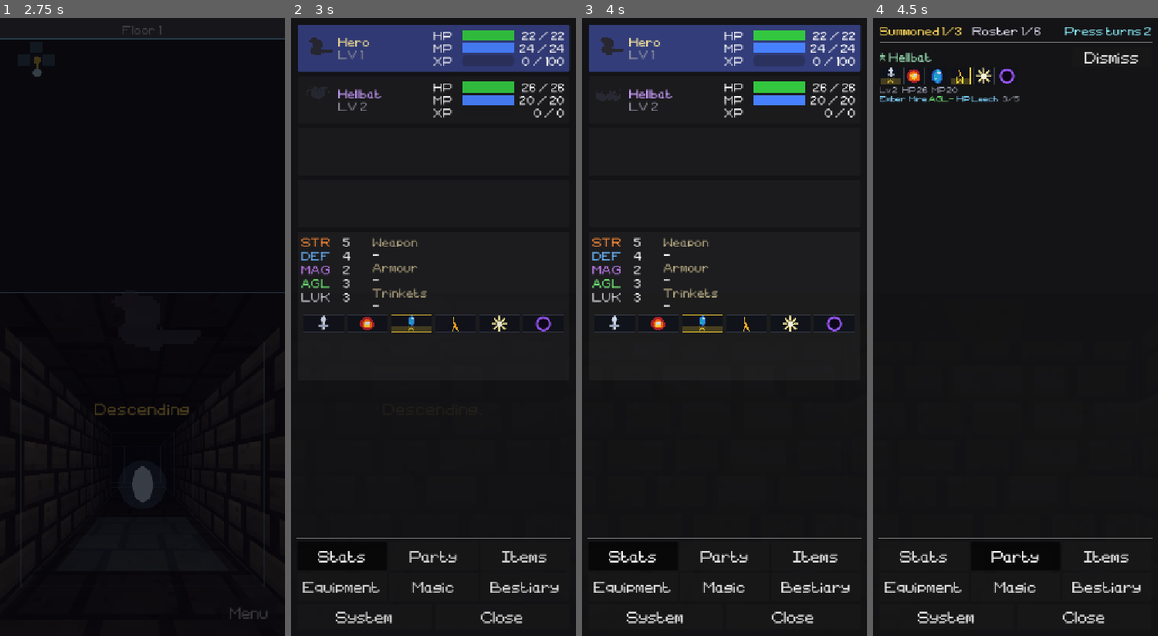
Above: before the commit, frames 1-4 (left to right).
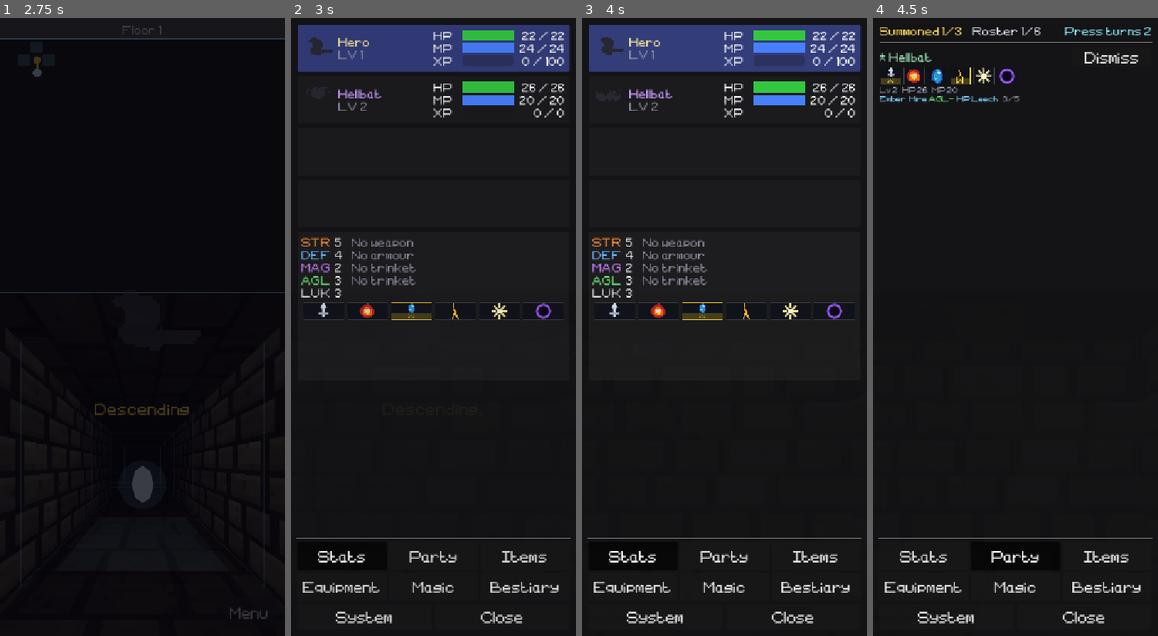
Above: after the commit, the same moments.

Repository: tausiftt5238/four-dragons-deep
Game: Godot game, scene res://scenes/title.tscn
Two runs of this game, one before a commit and one after it. Both use one fixed random seed, a clock stepped at 60 frames per second and the inputs below.
Inputs (mouse positions are in pixels of both pictures, inside the frame that each line leads up to):
- Up to frame 1 (2.75 s): click "NEW GAME" at 0.5 s; click "NEW GAME" at 1.25 s; click "Skip" at 2 s
- Up to frame 2 (3 s): tap Enter at 2.75 s; move the mouse to (496, 296) at 2.77 s; hold D (right) from 2.78 s (still down); hold X (no) from 2.78 s (still down); click (496, 296) at 2.92 s
- Up to frame 3 (4 s): tap Z (ui_accept) at 3.02 s; release D (right) at 3.5 s; release X (no) at 3.5 s; click "Stats" at 3.5 s
- Up to frame 4 (4.5 s): click "Party" at 4.25 s

Frame 1 is identical in both runs. In frame 2, 2.6% of the frame differs, in the area x 3-96%, y 35-51%; in frame 3, 2.6%; in frame 4, nothing differs.

Commit message:
Status: the hero's page fits without a scroll bar
The hero's details listed his gear under headings, seven lines beside five
stats, so his window grew past its height and the page took a scroll bar,
which narrowed the HP, MP and XP bars for him alone. The gear is now four
lines of names (an empty slot says which it is), the stats sit closer and
read "8 +3", and the hero's page is the same height as a demon's, with the
longest item names whole.

Co-Authored-By: Claude Opus 5.5 <noreply@anthropic.com>
Claude-Session: https://claude.ai/code/session_01GronxbG9sT5ak1ZRS2mqDD

Diff:
--- a/scripts/ui/menu_tab_stats.gd
+++ b/scripts/ui/menu_tab_stats.gd
@@ -175,15 +175,17 @@
 func _hero_detail(p: PlayerCharacter) -> void:
 	var grid: GridContainer = GridContainer.new()
 	grid.columns = 2
-	grid.add_theme_constant_override("h_separation", 24)
-	grid.add_theme_constant_override("v_separation", 2)
+	grid.add_theme_constant_override("h_separation", 8)
+	# Five lines of stats is the tallest thing either kind of member shows:
+	# set close, so they and the chart fit the window's fixed height.
+	grid.add_theme_constant_override("v_separation", 0)
 	_add_stat_row(grid, "STR", p.str, p.effective_str())
 	_add_stat_row(grid, "DEF", p.def, p.effective_def())
 	_add_stat_row(grid, "MAG", p.mag, p.effective_mag())
 	_add_stat_row(grid, "AGL", p.agl, p.effective_agl())
 	_add_stat_row(grid, "LUK", p.luk, p.effective_luk())
 	var row: HBoxContainer = HBoxContainer.new()
-	row.add_theme_constant_override("separation", 40)
+	row.add_theme_constant_override("separation", 16)
 	_detail.add_child(row)
 	row.add_child(grid)
 	row.add_child(_worn(p))
@@ -206,23 +208,28 @@
 	demon.free()
 
 
-# Weapon, armour and trinkets, named under small headings.
+# Weapon, armour and each trinket slot, one line apiece and always the same
+# four, under the five stats beside them: the window never grows past its
+# height and the page never needs a scroll (which took the bars' width when
+# it came). Names alone, no slot words: those left no room for the long ones,
+# and the names say what they are. An empty slot says which it is.
 func _worn(p: PlayerCharacter) -> VBoxContainer:
 	var col: VBoxContainer = VBoxContainer.new()
 	col.add_theme_constant_override("separation", 0)
 	col.size_flags_horizontal = Control.SIZE_EXPAND_FILL
-	var trinkets: Array[String] = []
-	for acc: Dictionary in p.equipped_accessories:
-		trinkets.append(acc.get("name", "") as String)
-	for part: Array in [["Weapon", [p.equipped_weapon.get("name", "-")]],
-			["Armour", [p.equipped_armor.get("name", "-")]],
-			["Trinkets", trinkets if not trinkets.is_empty() else ["-"]]]:
-		col.add_child(_make_section_label(part[0] as String))
-		for n: Variant in part[1]:
-			var l: Label = Label.new()
-			l.text = str(n)
-			l.clip_text = true
-			col.add_child(l)
+	var lines: Array[String] = [p.equipped_weapon.get("name", "No weapon") as String,
+			p.equipped_armor.get("name", "No armour") as String]
+	for i: int in PlayerCharacter.ACCESSORY_SLOTS:
+		lines.append(p.equipped_accessories[i].get("name", "") as String
+				if i < p.equipped_accessories.size() else "No trinket")
+	for text: String in lines:
+		var l: Label = Label.new()
+		l.text = text
+		l.clip_text = true
+		l.text_overrun_behavior = TextServer.OVERRUN_TRIM_ELLIPSIS
+		if text.begins_with("No "):
+			l.add_theme_color_override("font_color", Color(0.55, 0.55, 0.62))
+		col.add_child(l)
 	return col
 
 
@@ -236,7 +243,9 @@
 	var val_lbl: Label = Label.new()
 	var diff: int = eff - base
 	if diff != 0:
-		val_lbl.text = "%d  (%+d)" % [eff, diff]
+		# "8 +3", not "8  (+3)": the hero's names of what he wears share this
+		# window's width, and the longest needs every pixel of it.
+		val_lbl.text = "%d %+d" % [eff, diff]
 		val_lbl.add_theme_color_override("font_color",
 			Color(0.35, 0.90, 0.35) if diff > 0 else Color(0.90, 0.35, 0.35))
 	else:
